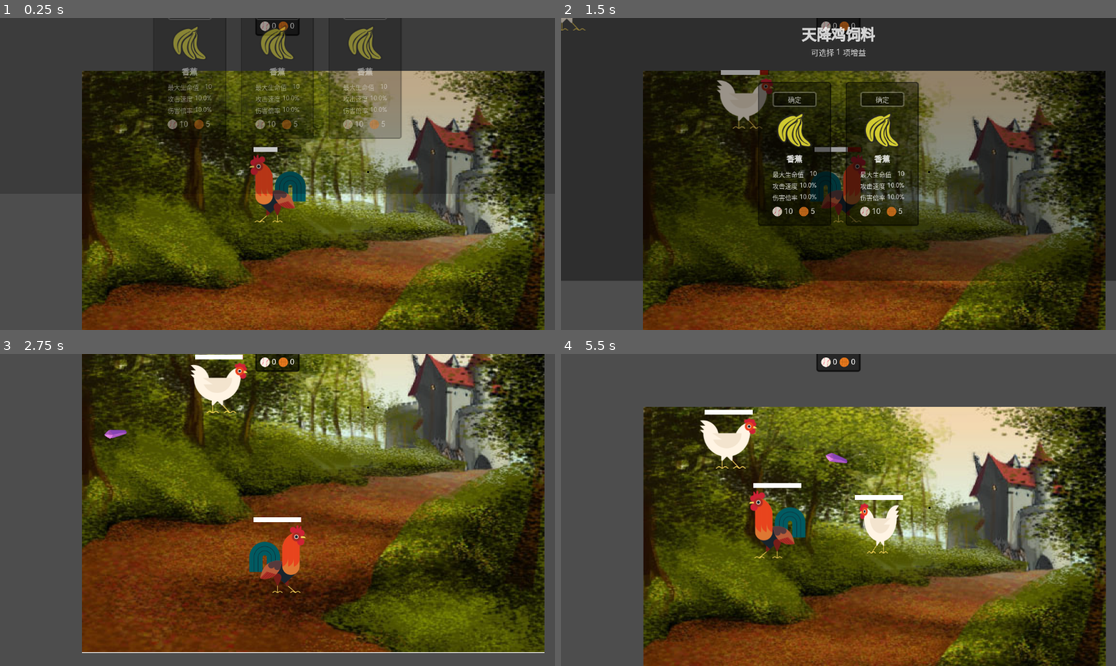
Above: before the commit, frames 1-4 (two rows, left to right).
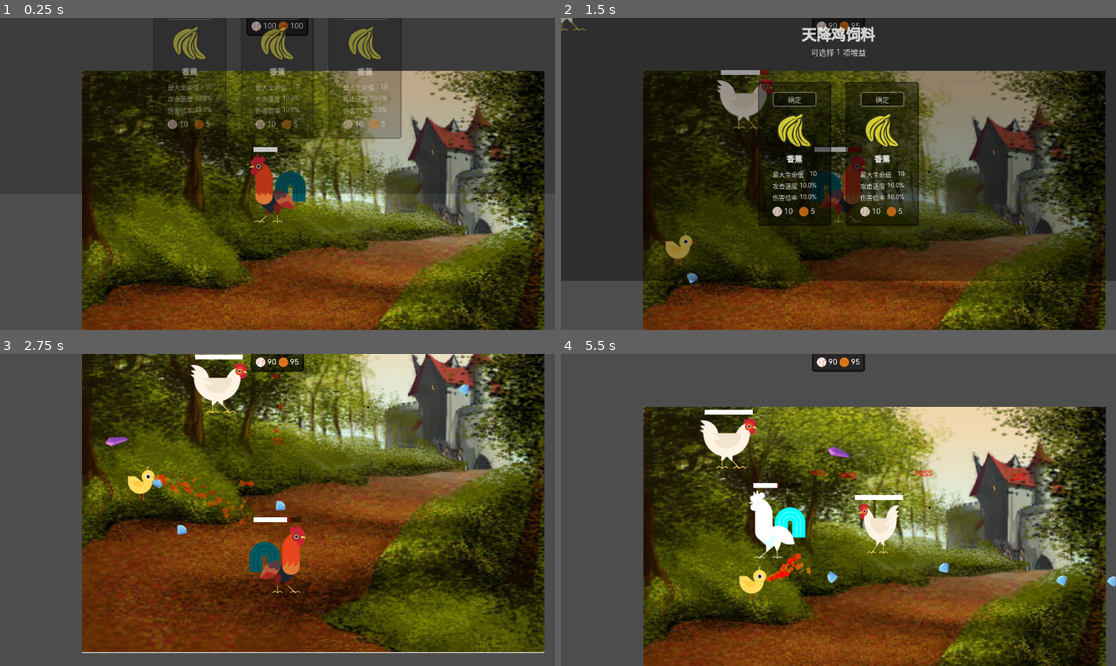
Above: after the commit, the same moments.

Repository: Rundll86/ChickenVSBear
Game: Godot game, scene res://components/Scenes/World.tscn
The game is run twice, just before and just after one commit, with the same random seed, the same clock (stepped at 60 frames per second) and the same inputs. The engine's default icon, where the game draws it, is replaced by a stand-in: a white triangle on a blue panel in a dark square.
Inputs (mouse positions are in pixels of both pictures, inside the frame that each line leads up to):
- Up to frame 1 (0.25 s): no input
- Up to frame 2 (1.5 s): move the mouse to (960, 158) at 0.52 s; press the mouse at (960, 158) at 0.53 s; hold D (m_right) 0.53-1.25 s; release the mouse at (960, 158) at 1.25 s; click "确定" at 1.25 s
- Up to frame 3 (2.75 s): move the mouse to (166, 525) at 2.02 s; hold S (m_down) from 2.03 s (still down); click (166, 525) at 2.1 s
- Up to frame 4 (5.5 s): move the mouse to (894, 441) at 2.77 s; release S (m_down) at 2.78 s; press the mouse at (894, 441) at 2.78 s; hold D (m_right) 2.78-3.53 s; tap Space (sprint) at 2.85, 5.1 s; move the mouse to (810, 572) at 3.52 s; release the mouse at (810, 572) at 3.53 s; hold W (m_up) 3.53-4.28 s; click (810, 572) at 3.6 s; move the mouse to (1005, 556) at 4.27 s; press the mouse at (1005, 556) at 4.28 s; hold A (m_left) from 4.28 s (still down); move the mouse to (672, 463) at 5.02 s; release the mouse at (672, 463) at 5.03 s; click (672, 463) at 5.3 s

The runs differ from the first frame. In frame 1, 0.2% of the frame differs, in the area x 44-56%, y 0-6%; in frame 2, 0.4%; in frame 3, 1.3%; in frame 4, 2.4%, in the area x 32-100%, y 0-80%.

Commit message:
feat: 添加激光子弹功能，更新相关资源和着色器

Diff:
--- a/components/Bullets/Diamond.tscn
+++ b/components/Bullets/Diamond.tscn
@@ -17,7 +17,7 @@
 
 [node name="Diamond" instance=ExtResource("1_8udva")]
 script = ExtResource("2_yxtyj")
-lifeDistance = 500.0
+lifeTime = 5000.0
 
 [node name="texture" parent="." index="0"]
 sprite_frames = SubResource("SpriteFrames_oj6iy")
--- /dev/null
+++ b/components/Bullets/Laser.tscn
@@ -0,0 +1,38 @@
+[gd_scene load_steps=6 format=3 uid="uid://bvri0nv1jrigf"]
+
+[ext_resource type="PackedScene" uid="uid://crtdkysmnkith" path="res://components/Abstracts/BulletBase.tscn" id="1_3u4op"]
+[ext_resource type="Shader" path="res://shaders/Laser.gdshader" id="2_h6cxi"]
+
+[sub_resource type="SpriteFrames" id="SpriteFrames_yip5k"]
+
+[sub_resource type="ShaderMaterial" id="ShaderMaterial_5n8cv"]
+shader = ExtResource("2_h6cxi")
+shader_parameter/color = Color(0.654902, 1, 1, 1)
+shader_parameter/laser_width = 0.01
+shader_parameter/soft_edge = 0.5
+
+[sub_resource type="CapsuleShape2D" id="CapsuleShape2D_y85id"]
+height = 300.0
+
+[node name="Laser" instance=ExtResource("1_3u4op")]
+fields = {
+0: 10,
+1: 5,
+2: 0
+}
+lifeTime = 100.0
+
+[node name="texture" parent="." index="0"]
+rotation = 1.5708
+sprite_frames = SubResource("SpriteFrames_yip5k")
+
+[node name="rect" type="ColorRect" parent="texture" index="0"]
+material = SubResource("ShaderMaterial_5n8cv")
+offset_left = -10.0
+offset_top = -300.0
+offset_right = 10.0
+
+[node name="hitbox" parent="." index="1"]
+position = Vector2(150, 0)
+rotation = 1.5708
+shape = SubResource("CapsuleShape2D_y85id")
--- a/scripts/Contents/Bullets/Diamond.gd
+++ b/scripts/Contents/Bullets/Diamond.gd
@@ -2,5 +2,6 @@
 class_name Diamond
 
 func ai():
-	rotation_degrees += 1
+	if Time.get_ticks_msec() - spawnInWhen < 500: # 生成的前0.5秒可以追踪
+		rotation = lerp_angle(rotation, position.angle_to_point(launcher.currentFocusedBoss.position), 0.1)
 	forward(Vector2.from_angle(rotation))
--- a/scripts/Contents/Characters/Chick.gd
+++ b/scripts/Contents/Characters/Chick.gd
@@ -2,8 +2,6 @@
 class_name Chick
 
 @onready var firepot = $"%firepot"
-
-var angle = 0
 
 func _ready():
 	fields[FieldStore.Entity.MAX_HEALTH] = 1000
@@ -15,15 +13,20 @@
 	if currentFocusedBoss.position.distance_to(position) < 300:
 		tryAttack(1)
 	else:
-		if tryAttack(0):
-			angle += 20
+		tryAttack(0)
 func attack(type):
 	if type == 0:
 		var weaponPos = findWeaponAnchor("normal")
-		BulletBase.generate(preload("res://components/Bullets/Diamond.tscn"), self, weaponPos, deg_to_rad(angle))
+		BulletBase.generate(preload("res://components/Bullets/Diamond.tscn"), self, weaponPos, rotation + deg_to_rad(MathTool.randc_from([-90, 90])))
 	elif type == 1:
 		var weaponPos = findWeaponAnchor("normal")
 		var target = weaponPos.angle_to_point(currentFocusedBoss.position)
 		firepot.global_rotation = target
 		firepot.shot()
 		BulletBase.generate(preload("res://components/Bullets/FireScan.tscn"), self, weaponPos, target)
+	# elif type == 2:
+	# 	var weaponPos = findWeaponAnchor("normal")
+	# 	var target = weaponPos.angle_to_point(currentFocusedBoss.position)
+	# 	firepot.global_rotation = target
+	# 	firepot.shot()
+		BulletBase.generate(preload("res://components/Bullets/Laser.tscn"), self, weaponPos, target)
--- a/scripts/Contents/Wave.gd
+++ b/scripts/Contents/Wave.gd
@@ -13,7 +13,7 @@
 static var data: Array[Wave] = [
 	# entity, minCount, maxCount, isBoss, from, to, per
 	create(preload("res://components/Characters/Hen.tscn"), 1, 5, false, 0, INF, 1),
-	create(preload("res://components/Characters/Chick.tscn"), 0, 0, true, 8, INF, 1)
+	create(preload("res://components/Characters/Chick.tscn"), 0, 0, true, 0, INF, 1)
 ]
 
 static func create(
--- a/scripts/Statemachine/BulletBase.gd
+++ b/scripts/Statemachine/BulletBase.gd
@@ -25,7 +25,8 @@
 		if position.distance_to(spawnInWhere) >= lifeDistance:
 			destroy()
 func _physics_process(_delta: float) -> void:
-	ai()
+	if is_instance_valid(launcher) and (launcher.isPlayer() or is_instance_valid(launcher.currentFocusedBoss)):
+		ai()
 
 func hit(target: Node):
 	var entity: EntityBase = EntityTool.fromHurtbox(target)
--- a/scripts/Statemachine/ItemShow.gd
+++ b/scripts/Statemachine/ItemShow.gd
@@ -8,6 +8,6 @@
 @onready var avatarTexture: TextureRect = $"%avatar"
 @onready var countLabel: Label = $"%count"
 
-func _ready():
+func _physics_process(_delta):
 	avatarTexture.texture = ItemStore.getTexture(type)
 	countLabel.text = str(count)
--- a/scripts/Tools/MathTool.gd
+++ b/scripts/Tools/MathTool.gd
@@ -7,3 +7,5 @@
 		randf_range(-offset, offset),
 		randf_range(-offset, offset)
 	)
+static func randc_from(array: Array):
+	return array[randi() % array.size()]
--- /dev/null
+++ b/shaders/Laser.gdshader
@@ -0,0 +1,12 @@
+shader_type canvas_item;
+uniform vec4 color: source_color;
+uniform float laser_width: hint_range(0.01, 1.0) = 0;
+uniform float soft_edge: hint_range(0.0, 0.5) = 0.5;
+void fragment() {
+    float dist = abs(UV.x - 0.5);
+    float core = 1.0 - smoothstep(0.0, laser_width, dist);
+    float edge = 1.0 - smoothstep(laser_width, laser_width + soft_edge, dist);
+    float alpha = max(core, edge);
+    COLOR = color;
+    COLOR.a = alpha;
+}
--- /dev/null
+++ b/shaders/test.gdshader
@@ -0,0 +1,5 @@
+shader_type canvas_item;
+
+void fragment() {
+	COLOR=vec4(vec2(textureSize(TEXTURE,0)),0,1);
+}
Binary file added: resources/masks/laser.png
Not shown, added: resources/masks/laser.png.import
